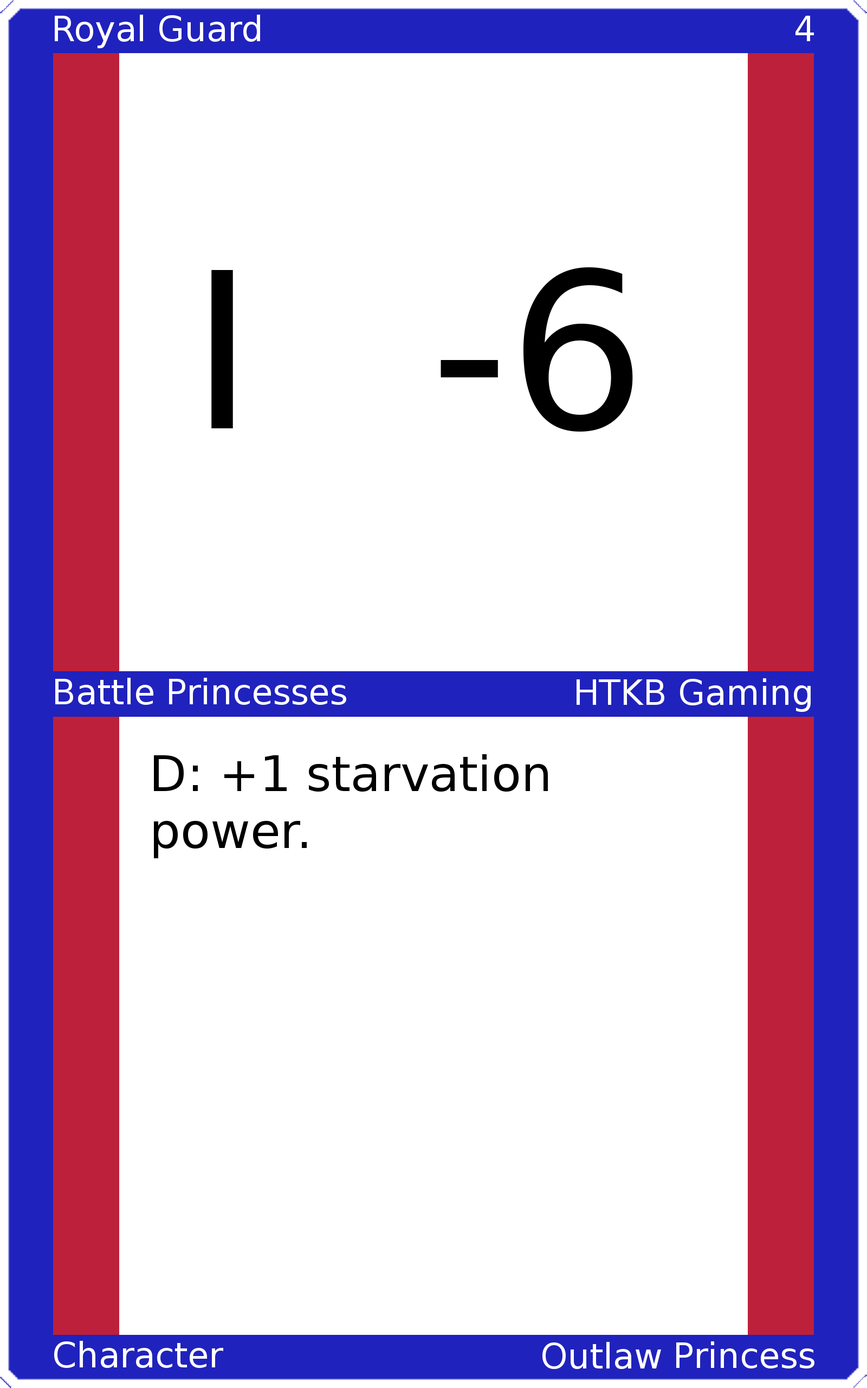
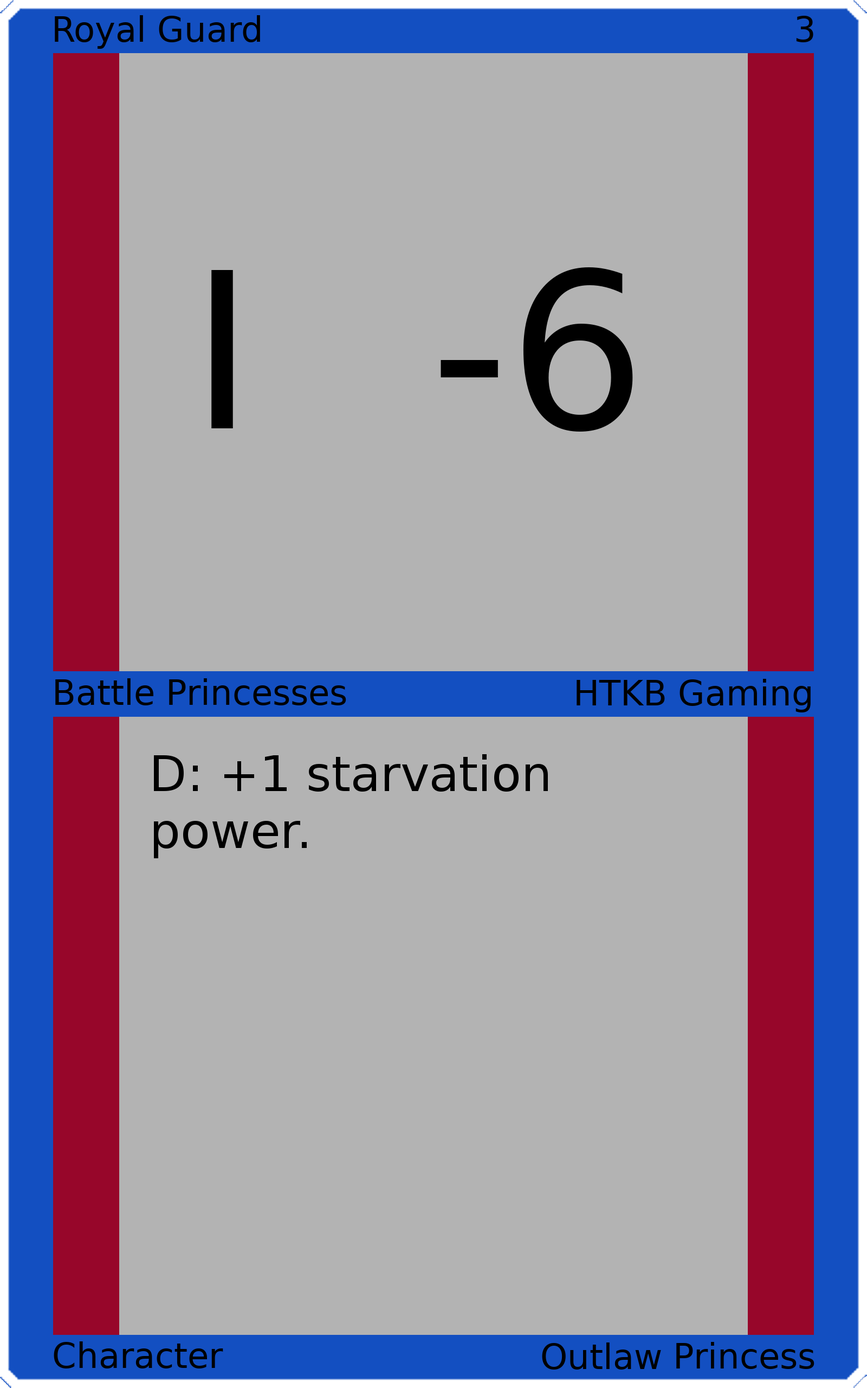
The second 867 × 1388 image is a revision of the first. Changes to its layers:
painted on "Upper Left" over [54, 14, 261, 49]
painted on "Upper Right" over [795, 15, 815, 43]
painted on "Mid Left" over [55, 677, 347, 706]
painted on "Mid Right" over [576, 678, 811, 713]
painted on "Bottom Left" over [53, 1340, 224, 1369]
painted on "Bottom Right" over [542, 1340, 815, 1370]
painted on "Border" over [0, 0, 867, 1388]
painted on "Top Background" over [119, 52, 748, 673]
painted on "Bottom Background" over [119, 715, 748, 1336]
painted on "Background" over [35, 35, 832, 1352]
